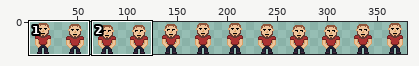
Sprite sheet -- Plosinofka/Content/jebko-idle.png. The picture above shows the old version from afar; the outline marks the close-up.
Close-up. First the earlier version:
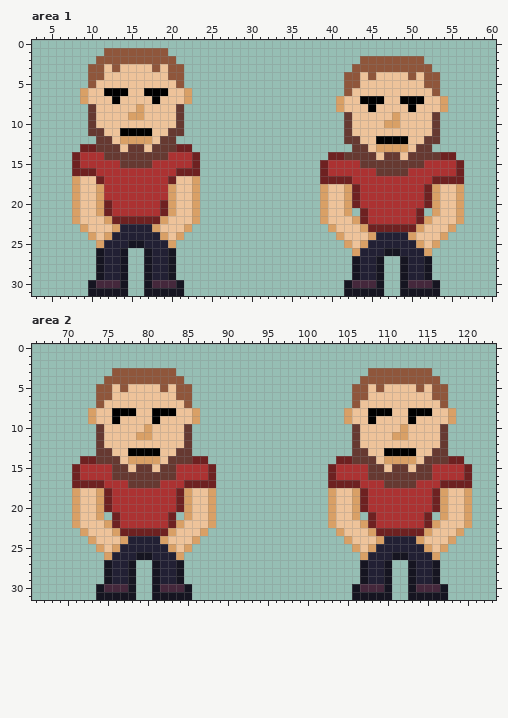
The file is 384x32 pixels. Colours within 5 levels of each other are drawn and written as one. Shown: area 1: x 3..60, y 0..31; area 2: x 66..123, y 0..31. The wide view leaves out empty margins. The commit also changed other parts of the picture, which this record leaves out.
The result:
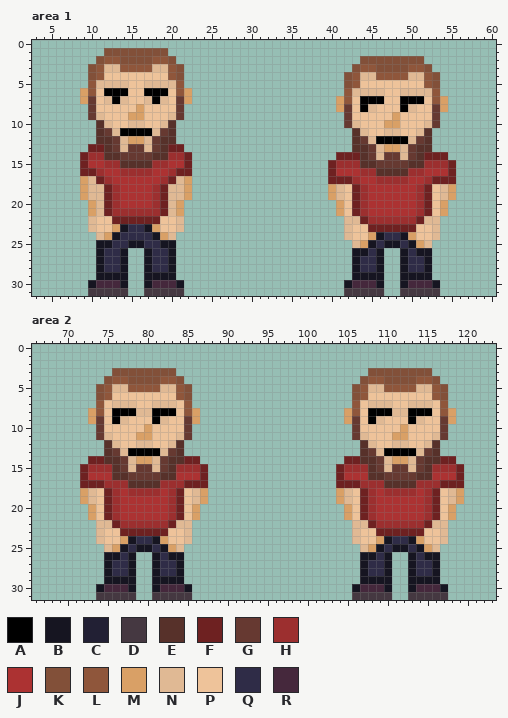
Palette (. is transparent): A #000000  B #161521  C #222034  D #453841  E #57312a  F #6e2121  G #663931  H #9c2f2f  J #ac3232  K #825039  L #8f563b  M #d9a066  N #e0b994  P #eec39a  Q #2f2c47  R #45283c
What changed:
Changed rows in their new state; - is an unchanged pixel.
Area 1:
first column x 8:
 1 ----KKKKKKKK-------------------------------------
 2 ---K--KKKK--K-----------------------KKKKKKKK-----
 3 --K-NNLLLLNN-K---------------------K--KKKK--K----
 4 --K----------K--------------------K-NNLLLLNN-K---
 5 ---NNNN--NNNN---------------------K----------K---
 6 --L----------L---------------------NNNN--NNNN----
 7 --G-N-N--N-N-G--------------------L----------L---
 8 ----------------------------------G-AN---AN--G---
 9 ---N--------N------------------------------------
10 --.EN--NN--NE.---------------------N--------N----
11 --.EGN----NGE.--------------------.EN--NN--NE.---
12 ---EEGN--NGEE---------------------.EGN----NGE.---
13 -.-FE-N--N-EF-.--------------------EEGN--NGEE----
14 .FHHEE----EEHHF.----------------.-FFE-N--N-EFF-.-
15 .F--HHEEEEHH--F.---------------.FHHHEE----EEHHHF.
16 .--H--HHHH--H--.---------------.F---HHEEEEHH---F.
17 .MN-H------H-NM.---------------.---H--HHHH--H---.
18 .MNNFH----HFNNM.---------------.MNP-H------H-PNM.
19 .MNNFH----HFNNM.---------------.MNP-H------H-PNM.
20 ..MN-H----H-NM..---------------..MP-H------H-PM..
21 ..MN-HHHHHH-NM..---------------..MPFH------HFPM..
22 ..N-P------P-N..---------------...NN-HHHHHH-NN...
23 -.N---BQQB---N.-----------------..N-P------P-N..-
24 --.N-BQQQQB-N.-------------------.N---BQQB---N.--
25 ---BBQQ--QQBB---------------------.N-BQBBQB-N.---
26 ----QQ----QQ-----------------------BBQB..BQBB----
27 ----QQ----QQ------------------------QQ----QQ-----
28 ----QQ----QQ------------------------QQ----QQ-----
29 ----BB----BB------------------------BB----BB-----
31 --DDDDD--DDDDD--------------------DDDDD--DDDDD---
Area 2:
first column x 71:
 3 -----KKKKKKKK------------------------KKKKKKKK-----
 4 ----K--KKKK--K----------------------K--KKKK--K----
 5 ---K-NNLLLLNN-K--------------------K-NNLLLLNN-K---
 6 ---K----------K--------------------K----------K---
 7 -----NNN--NNN------------------------NNN--NNN-----
 8 ---L----NN----L--------------------L----NN----L---
 9 ---G--N----N--G--------------------G--N----N--G---
11 ----N--------N----------------------N--------N----
12 ---.EN--NN--NE.--------------------.EN--NN--NE.---
13 ---.EGN----NGE.--------------------.EGN----NGE.---
14 -.-FEEGN--NGEEF-.----------------.-FEEGN--NGEEF-.-
15 .FHHHE-N--N-EHHHF.--------------.FHHHE-N--N-EHHHF.
16 .F---EE----EE---F.--------------.F---EE----EE---F.
17 .---HHHEEEEHHH---.--------------.---HHHEEEEHHH---.
18 .MNP-H-HHHH-H-PNM.--------------.MNP-H-HHHH-H-PNM.
19 .MNP-H------H-PNM.--------------.MNP-H------H-PNM.
20 ..MP-H------H-PM..--------------..MP-H------H-PM..
21 ..MPFH------HFPM..--------------..MPFH------HFPM..
22 ...NN-HHHHHH-NN...--------------...NN-HHHHHH-NN...
23 -..N-P------P-N..----------------..N-P------P-N..-
24 --.N---BQQB---N.------------------.N---BQQB---N.--
25 ---.N-BQBBQB-N.--------------------.N-BQBBQB-N.---
26 ----BBQB..BQBB----------------------BBQB..BQBB----
27 -----QQ----QQ------------------------QQ----QQ-----
28 -----QQ----QQ------------------------QQ----QQ-----
29 -----BB----BB------------------------BB----BB-----
31 ---DDDDD--DDDDD--------------------DDDDD--DDDDD---
Changed places in both close-ups, as pixel boxes (x1, y1, x2, y2):
changed: (72, 48, 200, 296)
changed: (320, 56, 464, 296)
changed: (72, 368, 216, 600)
changed: (328, 368, 472, 600)
